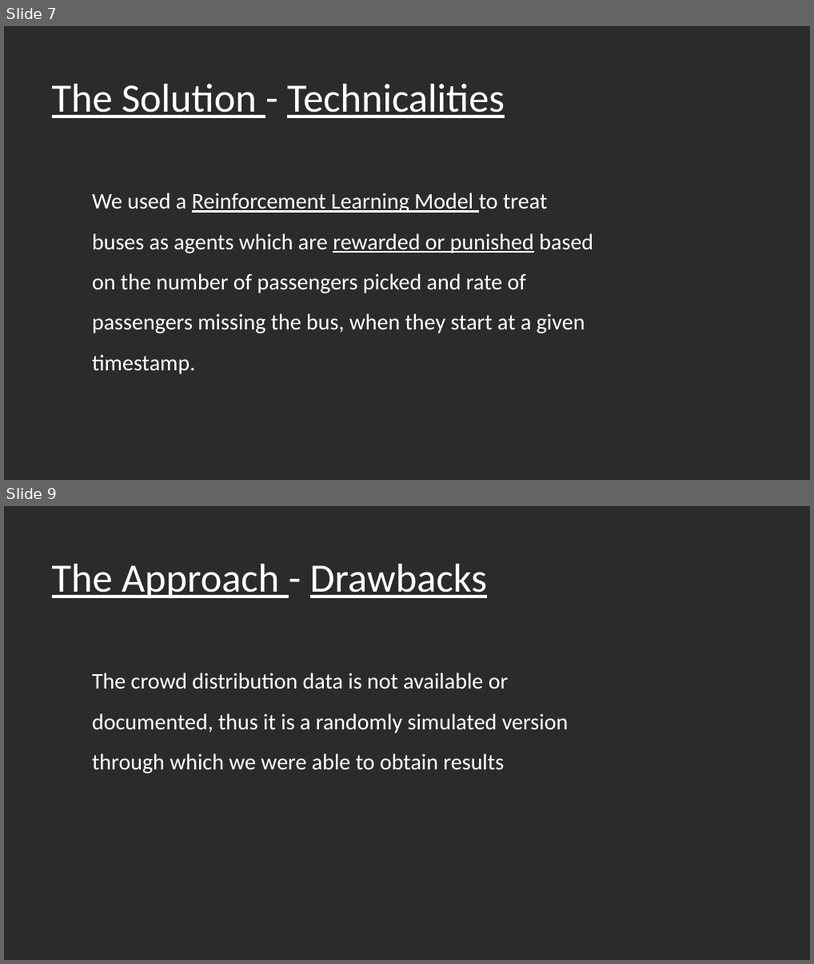
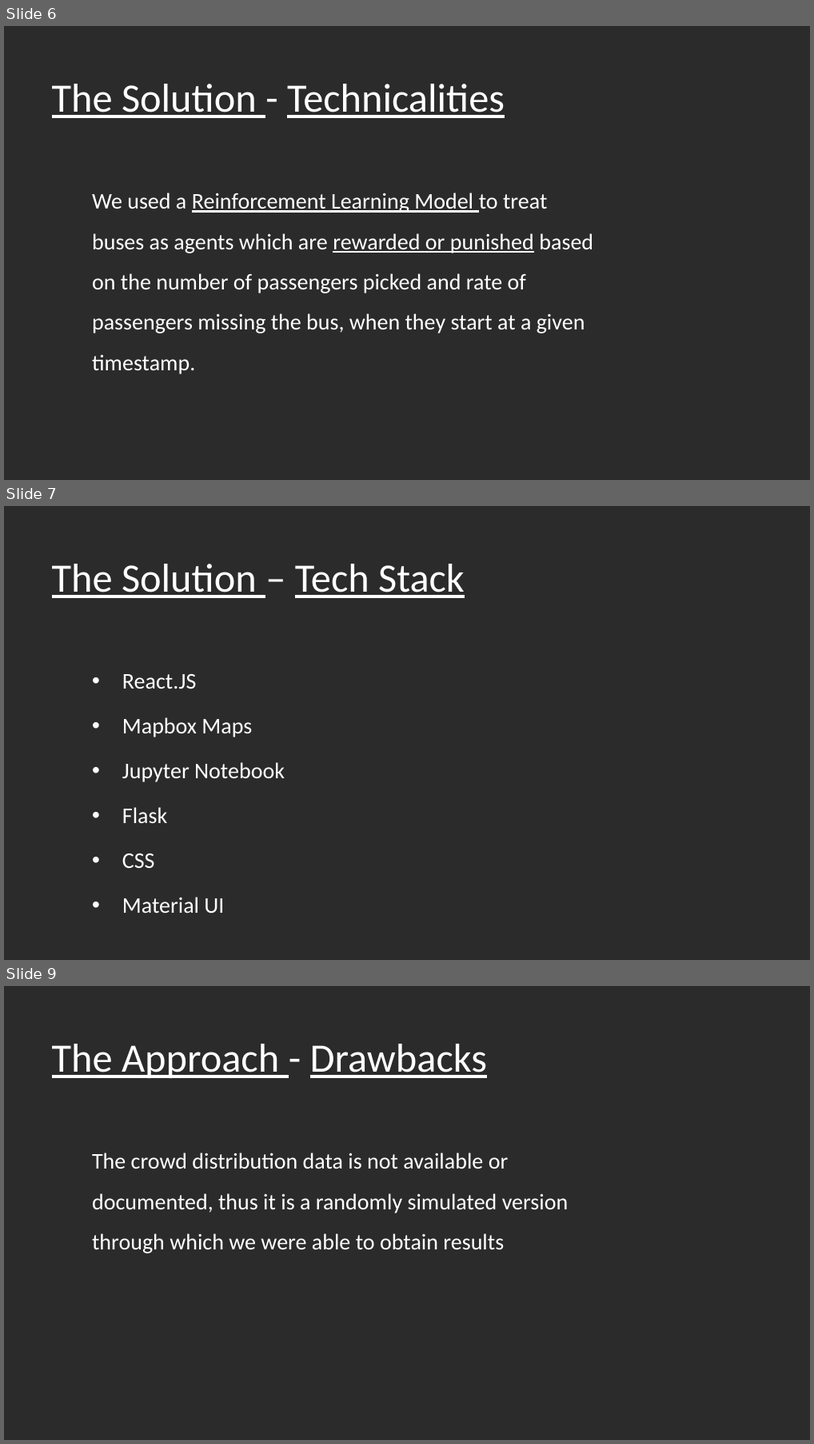
Before and after one commit to Lakshya31/nmit-hacks, a slide deck: nmithack/nmit-hacks.pptx. Shown one above the other, each under a label of ours: slides 7 and 9 before the commit, slides 6, 7 and 9 after it; the slides between them are not shown. The pictures are 814x964 and 814x1444 pixels, drawn with LibreOffice and Linux fonts; fonts in the diff are those of the drawing; background and template pictures are left out; a plain dark background stands for a picture behind light text. Boxes give left, top, right and bottom in pixels: in the first picture for what was removed or moved away, otherwise in the second. Text is boxed around its words. In the diff, an @@ line names an element or a change of style, - is before the commit and + after.

```diff
--- a/nmithack/nmit-hacks.pptx
+++ b/nmithack/nmit-hacks.pptx
@@ slide 7 added at <box>4,506,810,960</box>, background picture (left out) @@
@@ title added at <box>52,564,465,598</box>, 36 pt, text #FFFFFF, underline @@
+The Solution – Tech Stack
@@ text added at <box>122,674,285,912</box>, 20 pt, text #FFFFFF @@
+• React.JS
+• Mapbox Maps
+• Jupyter Notebook
+• Flask
+• CSS
+• Material UI
@@ what was slide 7 is now slide 6 @@
```
Also in this commit, not shown: 3 slides changed, 1 slide removed, 5 other files.
